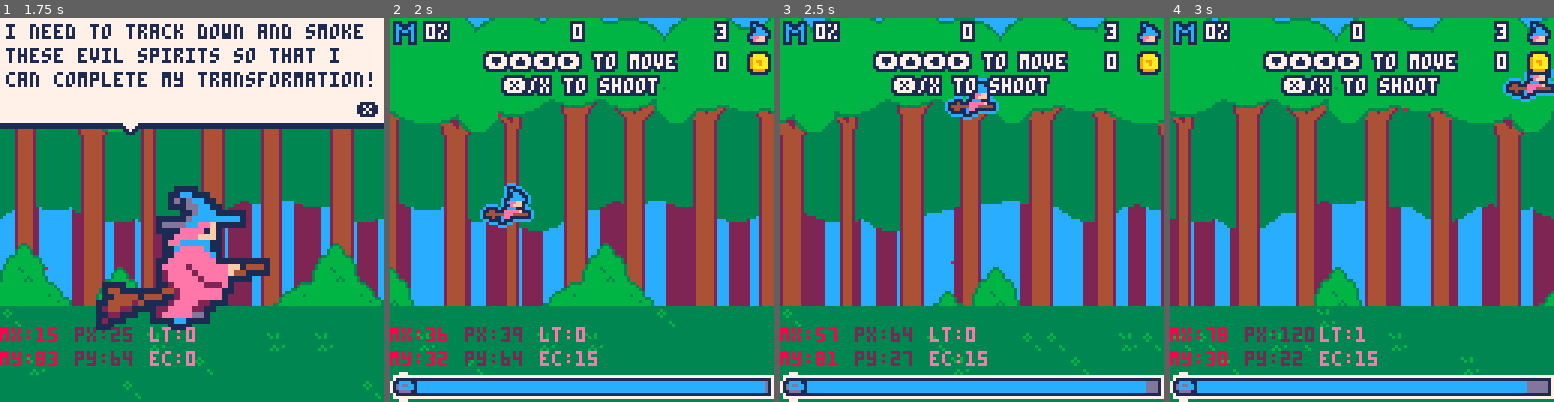
Above: before the commit, frames 1-4 (left to right).
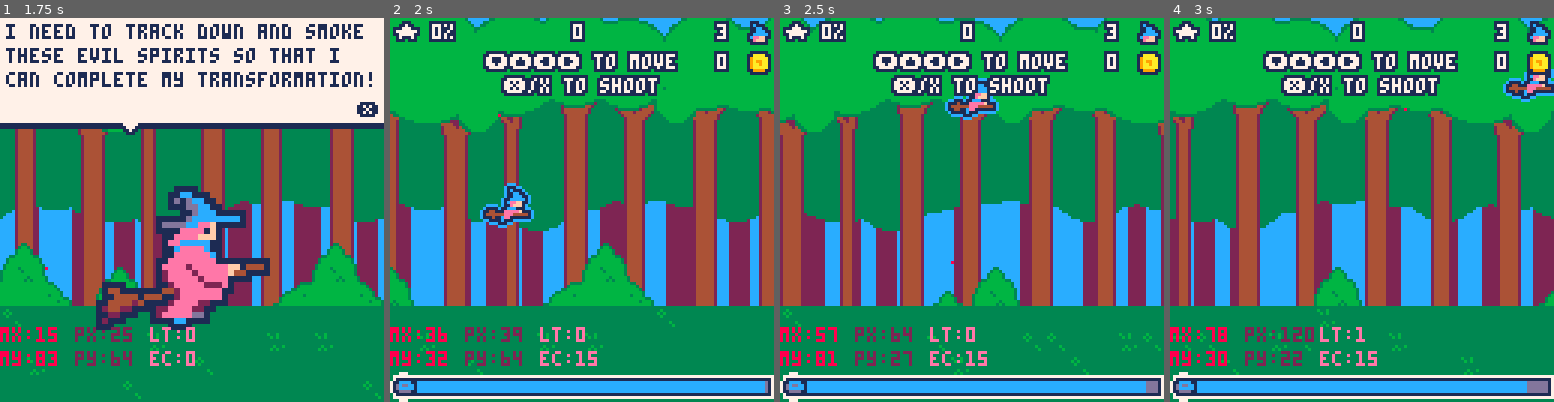
Above: after the commit, the same moments.

Repository: roseblack02/pico8-witch_blaster
Game: PICO-8 cartridge witch_blaster.p8
Two runs of this game, one before a commit and one after it. Both use one fixed random seed, a clock stepped at 60 frames per second and the inputs below.
Inputs (mouse positions are in pixels of both pictures, inside the frame that each line leads up to):
- Up to frame 1 (1.75 s): tap X (X key) at 0.33, 1.07 s; click (280, 121) at 0.67 s; tap O (Z key) at 0.7, 1.7 s; click (46, 267) at 1.22 s; hold Right from 1.6 s (still down)
- Up to frame 2 (2 s): keep holding Right; click (497, 114) at 1.77 s; tap X (X key) at 1.85 s
- Up to frame 3 (2.5 s): release Right at 2.1 s; tap O (Z key) at 2.1 s; hold Up 2.15-2.42 s; click (952, 259) at 2.32 s; hold Right from 2.47 s (still down)
- Up to frame 4 (3 s): keep holding Right; tap O (Z key) at 2.5, 2.9 s; click (1404, 106) at 2.87 s; tap X (X key) at 2.97 s

Frame 1 is identical in both runs. In frame 2, 0.5% of the frame differs, in the area x 0-18%, y 0-8%; in frame 3, 0.5%; in frame 4, 0.5%.

Commit message:
magic sprite is replaced with a star

Diff:
--- a/witch_blaster.p8
+++ b/witch_blaster.p8
@@ -504,8 +504,8 @@
 
 	--hud
 	--mag level
-	spr(16,1,1)
-	outlined_text(player.mag_level.."%",12,2,7,1)
+	outlined_text("★ "..player.mag_level.."%",2,2,7,1)
+	--outlined_text(player.mag_level.."%",12,2,7,1)
 
 	--blast prompt
 	if (player.mag_level==100) outlined_text("blast 🅾️",48,112,blast_text,1)
@@ -1139,7 +1139,8 @@
 			end
 		end,
 		draw=function(self)
-			outlined_sprites(16,12,self.x-4,self.y-4,1,1)
+			--outlined_sprites(16,12,self.x-4,self.y-4,1,1)
+			outlined_text("★",self.x-4,self.y-3,7,12)
 		end
 	})
 end
